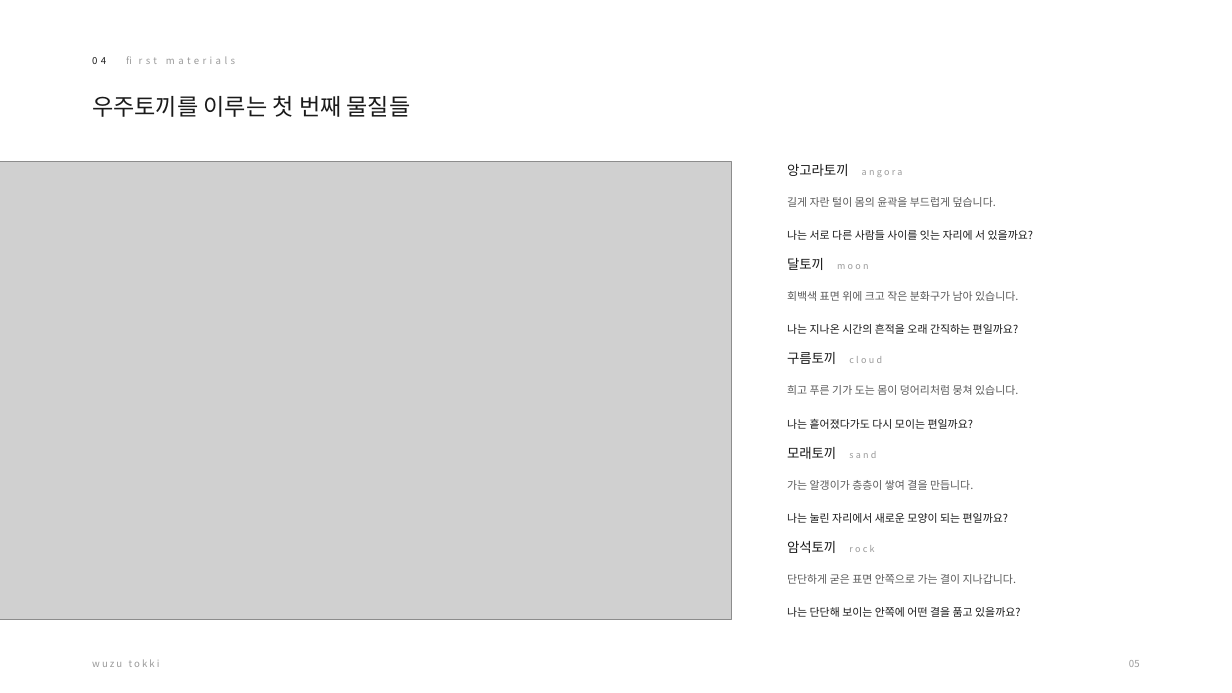
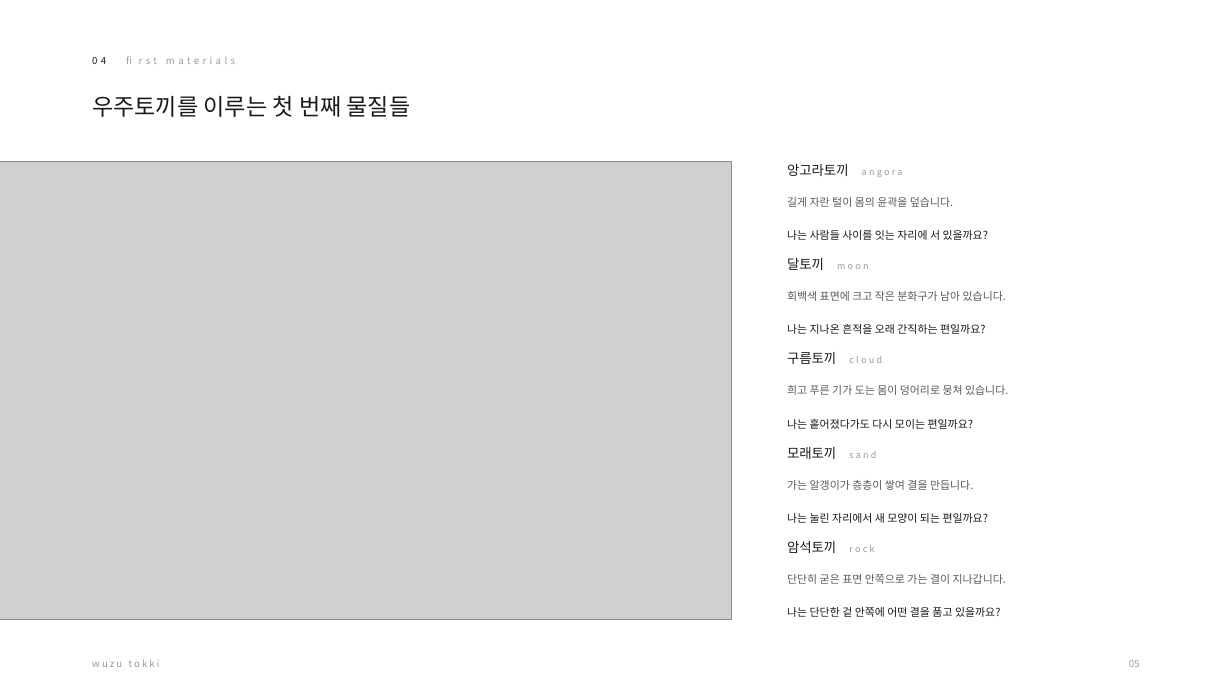
Before and after one commit to yehol/hoho, a slide deck: slide 5 of Wuzu_Tokki_IP_소개서_20260922.pptx. Drawn at 1232x693 pixels with LibreOffice and Linux fonts; fonts in the diff are those of the drawing; grey boxes stand for pictures. Boxes give left, top, right and bottom in pixels: in the first picture for what was removed or moved away, otherwise in the second. Text is boxed around its words. In the diff, an @@ line names an element or a change of style, - is before the commit and + after.

```diff
--- a/Wuzu_Tokki_IP_소개서_20260922.pptx
+++ b/Wuzu_Tokki_IP_소개서_20260922.pptx
@@ text at (787,197,953,207): text changed @@
-길게 자란 털이 몸의 윤곽을 부드럽게 덮습니다.
+길게 자란 털이 몸의 윤곽을 덮습니다.
@@ text at (787,230,988,240): text changed @@
-나는 서로 다른 사람들 사이를 잇는 자리에 서 있을까요?
+나는 사람들 사이를 잇는 자리에 서 있을까요?
@@ text at (787,291,1006,301): text changed @@
-회백색 표면 위에 크고 작은 분화구가 남아 있습니다.
+회백색 표면에 크고 작은 분화구가 남아 있습니다.
@@ text at (787,324,985,334): text changed @@
-나는 지나온 시간의 흔적을 오래 간직하는 편일까요?
+나는 지나온 흔적을 오래 간직하는 편일까요?
@@ text at (787,385,1008,395): text changed @@
-희고 푸른 기가 도는 몸이 덩어리처럼 뭉쳐 있습니다.
+희고 푸른 기가 도는 몸이 덩어리로 뭉쳐 있습니다.
@@ text at (787,513,988,523): text changed @@
-나는 눌린 자리에서 새로운 모양이 되는 편일까요?
+나는 눌린 자리에서 새 모양이 되는 편일까요?
@@ text at (787,574,1006,584): text changed @@
-단단하게 굳은 표면 안쪽으로 가는 결이 지나갑니다.
+단단히 굳은 표면 안쪽으로 가는 결이 지나갑니다.
@@ text at (787,607,1000,617): text changed @@
-나는 단단해 보이는 안쪽에 어떤 결을 품고 있을까요?
+나는 단단한 겉 안쪽에 어떤 결을 품고 있을까요?
```
Also in this commit, not shown: 8 other slides changed, 6 other files.
